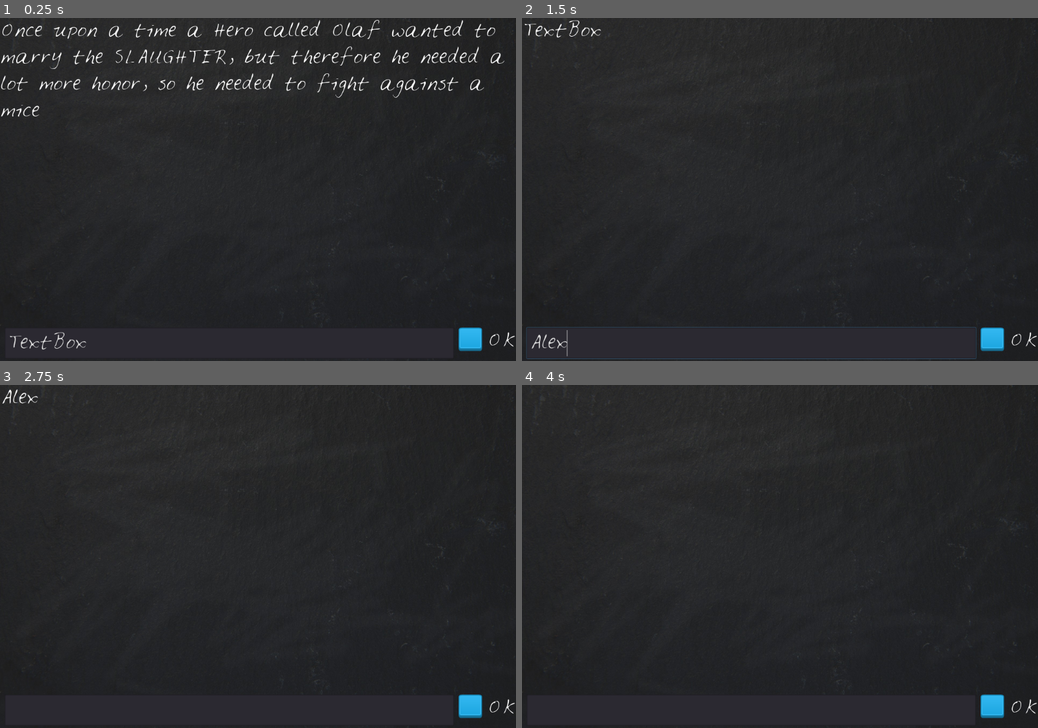
Above: before the commit, frames 1-4 (two rows, left to right).
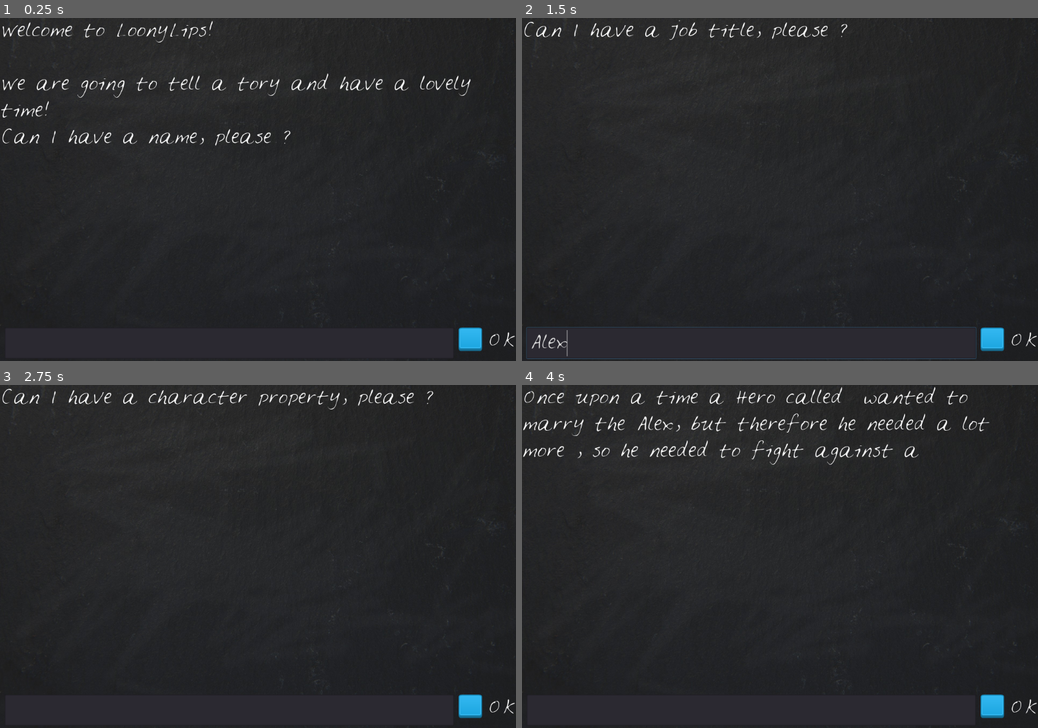
Above: after the commit, the same moments.

Repository: jnes92/udemy-games-godot
Game: Godot game, scene res://LoonyLips.tscn
Same seed, same stepped clock (60 frames per second), same inputs: the game is played once before the commit and once after it.
Inputs (mouse positions are in pixels of both pictures, inside the frame that each line leads up to):
- Up to frame 1 (0.25 s): no input
- Up to frame 2 (1.5 s): click "OK" at 0.5 s; click (749, 343) at 1.27 s; type "Alex" at 1.35 s
- Up to frame 3 (2.75 s): click "OK" at 2 s
- Up to frame 4 (4 s): click "OK" at 2.75 s; tap Enter at 3.5 s

The runs differ from the first frame. In frame 1, 4.1% of the frame differs, in the area x 0-98%, y 0-97%; in frame 2, 0.6%; in frame 3, 0.8%; in frame 4, 2.2%.

Commit message:
[02] 11:  Using Player´s Input

Diff:
--- a/Loony_Lips/LoonyLips.gd
+++ b/Loony_Lips/LoonyLips.gd
@@ -1,10 +1,12 @@
 extends Node2D
 
+var player_words = []
+var prompt = ["a name", "a job title", "a character property", "an enemy"]
+var story = "Once upon a time a Hero called %s wanted to marry the %s, but therefore he needed a lot more %s, so he needed to fight against a %s"
+
 func _ready():
-	var prompt = ["Olaf", "SLAUGHTER", "honor", "mice"]
-	var story = "Once upon a time a Hero called %s wanted to marry the %s, but therefore he needed a lot more %s, so he needed to fight against a %s"
-	# $Blackboard/StoryText.text = story%prompt
-	$Blackboard/StoryText.bbcode_text = story%prompt
+	$Blackboard/StoryText.text = "Welcome to LoonyLips! \n\nWe are going to tell a tory and have a lovely time! \n"+ ("Can I have " + prompt[player_words.size()] + ", please ?")
+	$Blackboard/TextBox.text = ""
 
 
 func _on_TextureButton_pressed():
@@ -12,5 +14,18 @@
 	_on_TextBox_text_entered(new_text)
 
 func _on_TextBox_text_entered(new_text):
-	$Blackboard/StoryText.bbcode_text = new_text
+	player_words.append(new_text)
 	$Blackboard/TextBox.text =""
+	check_player_word_length()
+
+func prompt_player():
+	$Blackboard/StoryText.text = ("Can I have " + prompt[player_words.size()] + ", please ?")
+
+func check_player_word_length():
+	if player_words.size() == prompt.size():
+		tell_story()
+	else:
+		prompt_player()
+
+func tell_story():
+	$Blackboard/StoryText.text =story % player_words
Not shown, changed: README.md
